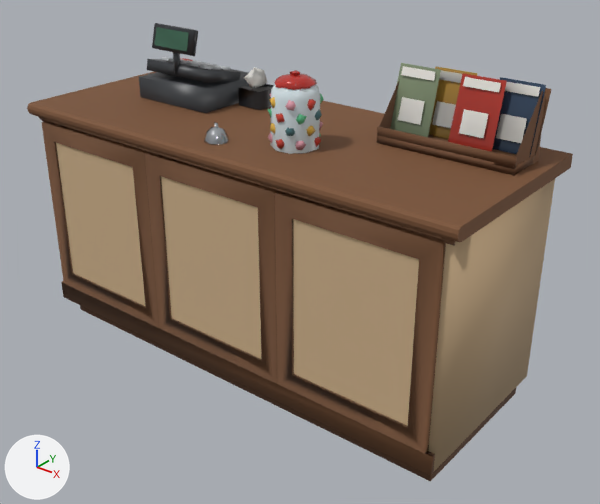
The glTF model web/public/assets/models/shops/shopCounter.far.glb: old version first, new version second.
Before and after are seen from a camera (50 mm lens) standing at (1.93, -2.23, 1.89) and looking at (0.12, 0.04, 0.49). The axes (+X, +Y, +Z) are drawn at lower left. The lights are the same throughout. The picture after the commit comes second. Vertices at exactly the same position are counted once.

Names of what the first picture shows: 'shopCounter_far'.
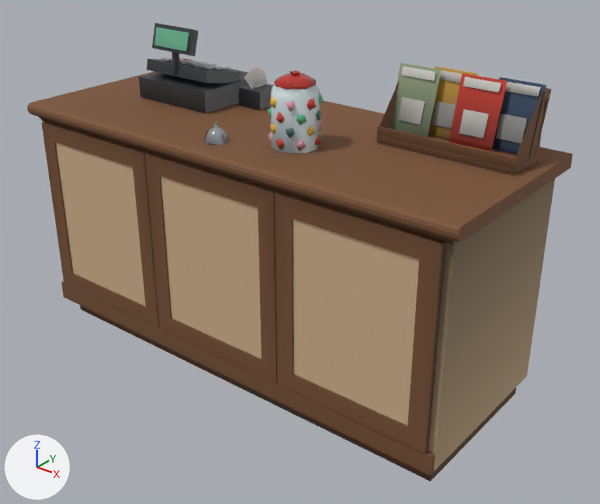
Where the change shows, as pixel boxes (x1, y1, x2, y2) in the pictures (600 x 504 px; the box of a moved part takes in the faces that stretch with it):
part 1 of me_shopcounter_far_001, rebuilt (12% wider): before (173, 52, 180, 75); after (172, 52, 180, 75)
part 2 of me_shopcounter_far_001, rebuilt: before (492, 77, 546, 157); after (492, 77, 547, 157)
part 3 of me_shopcounter_far_001, rebuilt: before (448, 73, 507, 152); after (449, 73, 507, 151)
part 4 of me_shopcounter_far_001, rebuilt: before (428, 66, 477, 139); after (428, 66, 478, 139)
part 5 of me_shopcounter_far_001, rebuilt: before (390, 63, 441, 137); after (391, 63, 441, 137)
part 6 of me_shopcounter_far_001, moved or reshaped: before (204, 74, 324, 154); after (204, 73, 323, 153)
part 7 of me_shopcounter_far_001, moved or reshaped (mostly hidden): before (194, 30, 264, 85); after (244, 68, 264, 85)
part 8 of me_shopcounter_far_001, moved or reshaped: before (39, 117, 455, 246); after (40, 117, 455, 245)
part 9 of me_shopcounter_far_001, recoloured: (42, 27, 551, 477) in both

The change, as a diff of the scene's bpy script:
```diff
--- a/web/public/assets/models/shops/shopCounter.far.glb.py
+++ b/web/public/assets/models/shops/shopCounter.far.glb.py
@@ me_shopcounter_far_001 @@
 # used by ob_shopcounter_far; location = (0.0, 0.0, 0.0)
-me_shopcounter_far_001.from_pydata(...)  # 984 vertices, 1531 faces; spans x -0.98..0.98, y -0.35..0.43, z 0.0..1.28
+me_shopcounter_far_001.from_pydata(...)  # 984 vertices, 1580 faces; spans x -0.98..0.98, y -0.35..0.43, z 0.0..1.28
+# me_shopcounter_far_001 part 1: the loose piece of 6 vertices spanning x -0.52..-0.49, y 0.02..0.04, z 1.09..1.19 is rebuilt with 8 vertices and now spans x -0.51..-0.49, y 0.02..0.04, z 1.09..1.19
+# me_shopcounter_far_001 part 2: the loose piece of 4 vertices spanning x 0.76..0.92, y 0.21..0.28, z 1.0..1.23 is rebuilt with 4 vertices and now spans x 0.76..0.92, y 0.21..0.28, z 1.0..1.23
+# me_shopcounter_far_001 part 3: the loose piece of 4 vertices spanning x 0.64..0.8, y 0.18..0.25, z 1.0..1.23 is rebuilt with 4 vertices and now spans x 0.64..0.8, y 0.18..0.25, z 1.0..1.23
+# me_shopcounter_far_001 part 4: the loose piece of 4 vertices spanning x 0.52..0.68, y 0.21..0.28, z 1.0..1.23 is rebuilt with 4 vertices and now spans x 0.52..0.68, y 0.21..0.28, z 1.0..1.23
+# me_shopcounter_far_001 part 5: the loose piece of 4 vertices spanning x 0.4..0.56, y 0.18..0.25, z 1.0..1.23 is rebuilt with 4 vertices and now spans x 0.4..0.56, y 0.18..0.25, z 1.0..1.23
+# me_shopcounter_far_001 part 6: 65 vertices moved from x -0.07..0.29, y -0.26..0.0, z 0.97..1.19 to x -0.09..0.29, y -0.26..0.0, z 0.97..1.19; 161 vertices removed from x -0.09..0.29, y -0.25..0.0, z 0.97..1.21; 160 vertices added at x -0.09..0.29, y -0.25..0.0, z 0.97..1.22
+# me_shopcounter_far_001 part 7: 8 vertices moved within x -0.56..-0.44, y 0.34..0.35, z 1.02..1.04; 14 vertices removed from x -0.66..-0.23, y 0.03..0.27, z 1.02..1.27; 8 vertices added at x -0.63..-0.23, y 0.17..0.27, z 1.02..1.12
+# me_shopcounter_far_001 part 8: 1 vertex removed from x 0.95, y -0.33, z 0.91; 1 vertex added at x 0.95, y -0.33, z 0.92
+# me_shopcounter_far_001 part 9: 383 kept faces spanning x -0.98..0.98, y -0.35..0.43, z 0.0..1.26 get new vertex colours
+# other edits to the shape of me_shopcounter_far_001 do not show in these pictures
 me_shopcounter_far_001.materials.append(mat_walnut)
```
